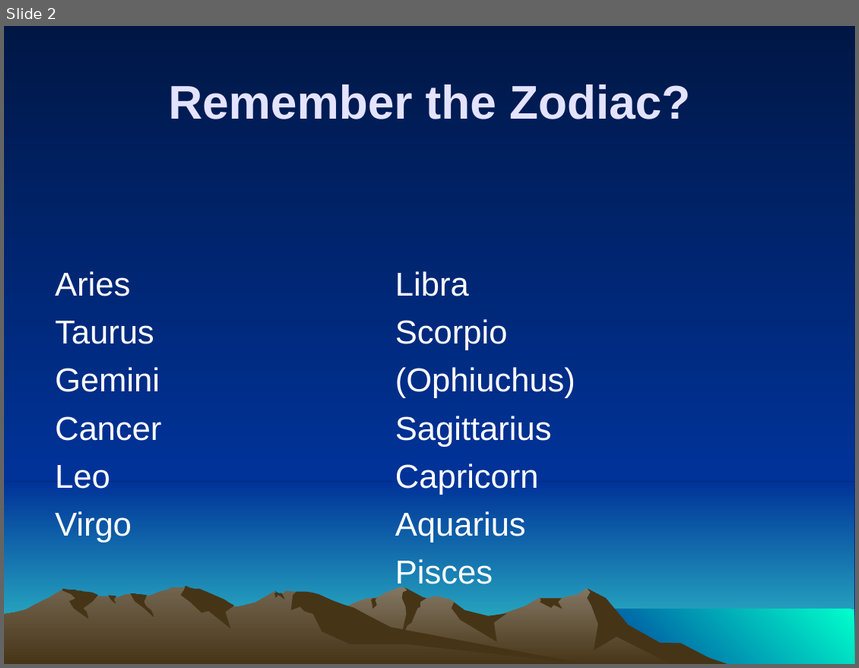
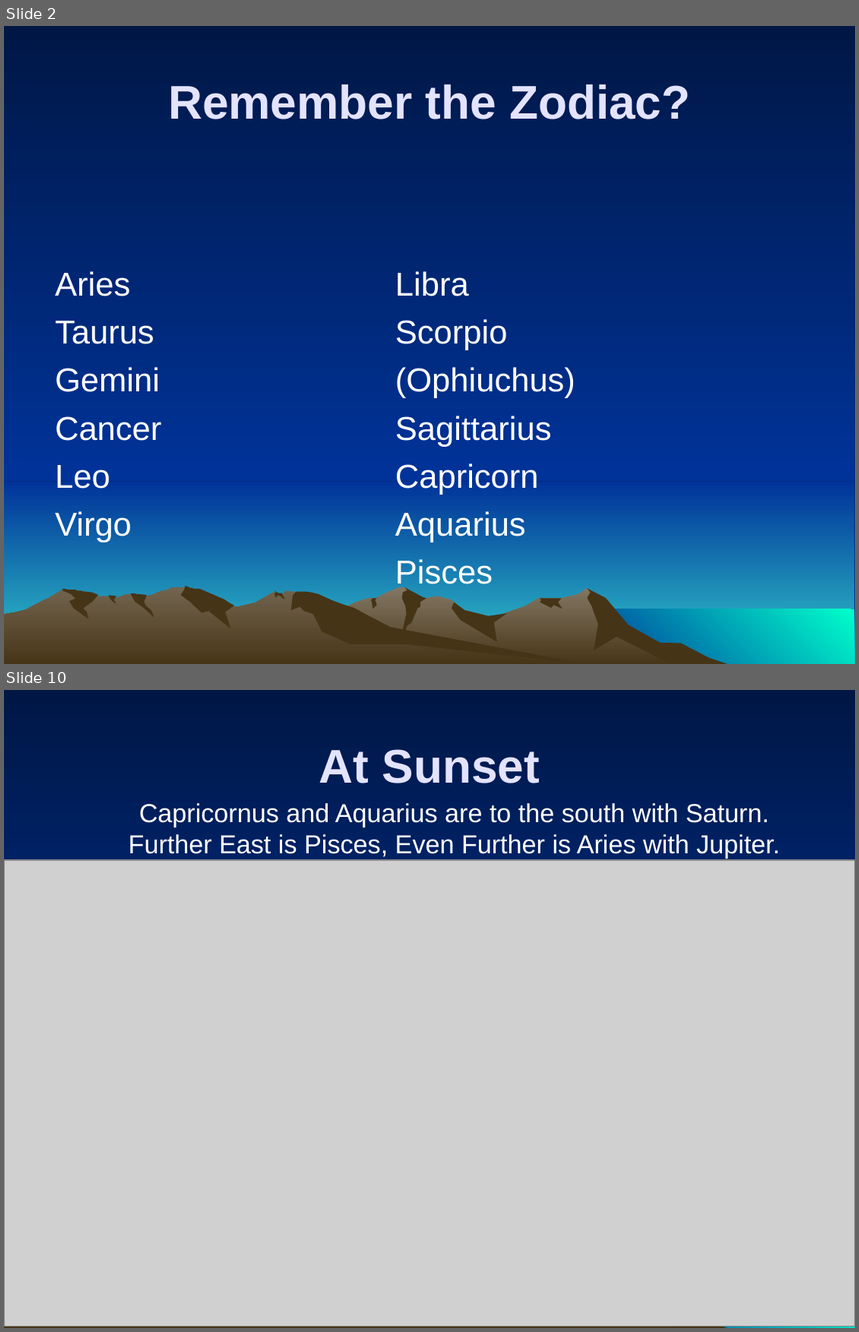
Before and after one commit to ForrestErickson/NovemberNightSky, a slide deck: NovemberSky_ZodiacNMore_SMAS_20231110_1500.ppt. Shown one above the other, each under a label of ours: slide 2 before the commit, slides 2 and 10 after it; the slides between them are not shown. The pictures are 859x668 and 859x1332 pixels, drawn with LibreOffice and Linux fonts; fonts in the diff are those of the drawing; grey boxes stand for pictures. Boxes give left, top, right and bottom in pixels: in the first picture for what was removed or moved away, otherwise in the second. Text is boxed around its words. In the diff, an @@ line names an element or a change of style, - is before the commit and + after.

Commit message:
Add images for constilations of interest, Cartes du Ciel and Stellarium.

```diff
--- a/NovemberSky_ZodiacNMore_SMAS_20231110_1500.ppt
+++ b/NovemberSky_ZodiacNMore_SMAS_20231110_1500.ppt
@@ slide 10 added at (4,690,855,1328), background gradient #001746 to #003399; not listed: 7 template elements that a slide beside it also shows @@
@@ text added at (319,749,540,783), 40 pt, text #E3E3FF, bold @@
+At Sunset
@@ text added at (129,803,780,858), 22 pt, text #FFFFFF @@
+Capricornus and Aquarius are to the south with Saturn.
+Further East is Pisces, Even Further is Aries with Jupiter.
@@ picture added at (4,860,855,1327) @@
@@ picture added at (316,903,855,1201) @@
```
Also in this commit, not shown: 12 other slides added, 12 slides removed.
